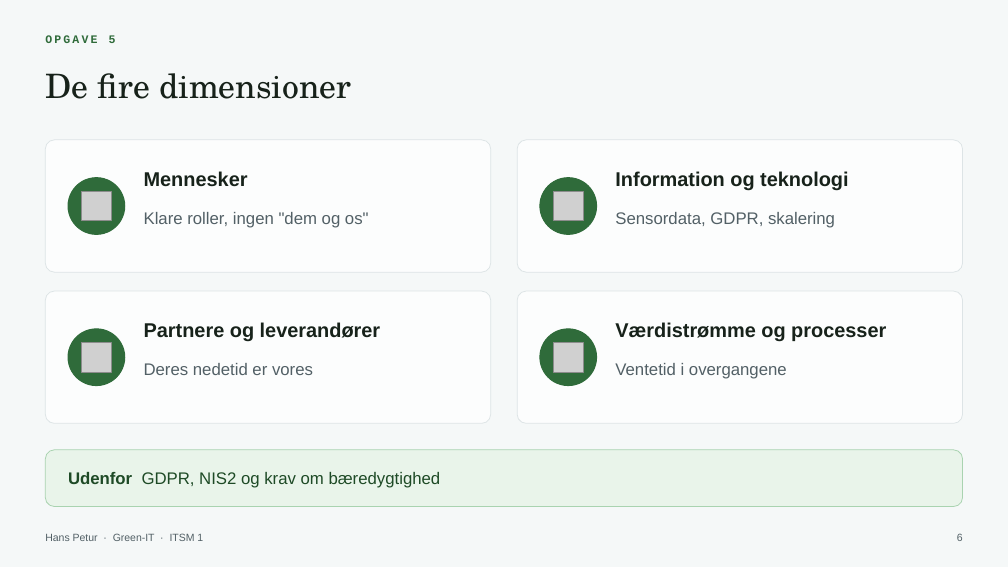
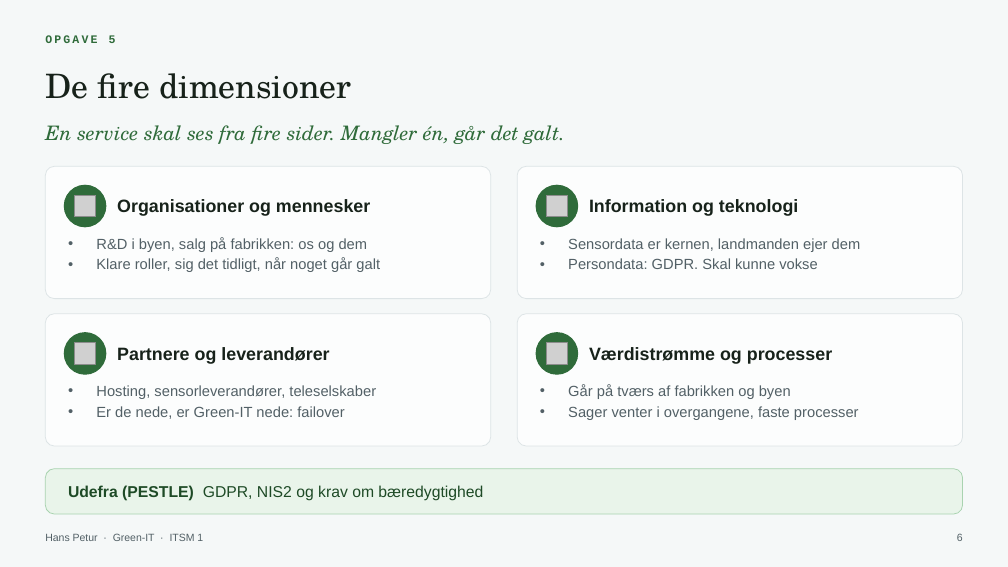
Before and after one commit to patrickhaahr/itil, a slide deck: slide 6 of praesentation/green-it-hans.pptx. Drawn at 1008x567 pixels with LibreOffice and Linux fonts; fonts in the diff are those of the drawing; grey boxes stand for pictures. Boxes give left, top, right and bottom in pixels: in the first picture for what was removed or moved away, otherwise in the second. Text is boxed around its words. In the diff, an @@ line names an element or a change of style, - is before the commit and + after.

```diff
--- a/praesentation/green-it-hans.pptx
+++ b/praesentation/green-it-hans.pptx
@@ text added at box(45, 125, 565, 144), 19 pt, text #2F6B3A, italic @@
+En service skal ses fra fire sider. Mangler én, går det galt.
@@ text removed at box(144, 171, 248, 187) @@
-Mennesker
@@ 4 rounded rectangles: place and size @@
-4 rounded rectangles at box(45, 140, 963, 423)
+4 rounded rectangles at box(45, 166, 963, 446)
@@ ellipse: place and size @@
-ellipse at box(68, 178, 125, 234)
+ellipse at box(64, 185, 106, 227)
@@ picture: place and size @@
-picture at box(82, 191, 111, 221)
+picture at box(74, 195, 96, 217)
@@ text at box(117, 199, 370, 216): text changed; size 16 to 17 pt; text colour #526066 to #17221A; bold on @@
-Klare roller, ingen "dem og os"
+Organisationer og mennesker
@@ text "Organisationer og mennesker" at box(117, 199, 370, 216): vertical alignment top to middle @@
@@ ellipse: place and size @@
-ellipse at box(540, 178, 597, 234)
+ellipse at box(536, 185, 578, 227)
@@ picture: place and size @@
-picture at box(554, 191, 583, 221)
+picture at box(546, 195, 568, 217)
@@ size 19 to 17 pt; vertical alignment top to middle in 3 elements at box(117, 347, 329, 364), box(589, 347, 832, 364), box(589, 199, 798, 216) @@
@@ text "Information og teknologi": place and size @@
-text "Information og teknologi" at box(615, 171, 848, 190)
+text "Information og teknologi" at box(589, 199, 798, 216)
@@ text added at box(96, 237, 380, 272), 14 pt, text #526066 @@
+• R&D i byen, salg på fabrikken: os og dem
+• Klare roller, sig det tidligt, når noget går galt
@@ text added at box(568, 238, 861, 269), 14 pt, text #526066 @@
+• Sensordata er kernen, landmanden ejer dem
+• Persondata: GDPR. Skal kunne vokse
@@ text removed at box(615, 212, 835, 228) @@
-Sensordata, GDPR, skalering
@@ ellipse: place and size @@
-ellipse at box(68, 329, 125, 386)
+ellipse at box(64, 333, 106, 374)
@@ picture: place and size @@
-picture at box(82, 343, 111, 372)
+picture at box(74, 343, 96, 364)
@@ text "Partnere og leverandører": place and size @@
-text "Partnere og leverandører" at box(144, 322, 381, 341)
+text "Partnere og leverandører" at box(117, 347, 329, 364)
@@ ellipse: place and size @@
-ellipse at box(540, 329, 597, 386)
+ellipse at box(536, 333, 578, 374)
@@ picture: place and size @@
-picture at box(554, 343, 583, 372)
+picture at box(546, 343, 568, 364)
@@ text "Værdistrømme og processer": place and size @@
-text "Værdistrømme og processer" at box(615, 322, 886, 341)
+text "Værdistrømme og processer" at box(589, 347, 832, 364)
@@ text added at box(96, 385, 376, 419), 14 pt, text #526066 @@
+• Hosting, sensorleverandører, teleselskaber
+• Er de nede, er Green-IT nede: failover
@@ text removed at box(144, 363, 313, 375) @@
-Deres nedetid er vores
@@ text added at box(568, 384, 859, 420), 14 pt, text #526066 @@
+• Går på tværs af fabrikken og byen
+• Sager venter i overgangene, faste processer
@@ text removed at box(615, 363, 787, 379) @@
-Ventetid i overgangene
@@ rounded rectangle: place and size @@
-rounded rectangle at box(45, 450, 963, 507)
+rounded rectangle at box(45, 469, 963, 514)
@@ rounded rectangle at box(45, 469, 963, 514): proportions changed @@
@@ text at box(68, 485, 483, 501): text changed; size 16 to 15 pt @@
-Udenfor GDPR, NIS2 og krav om bæredygtighed
+Udefra (PESTLE) GDPR, NIS2 og krav om bæredygtighed
```
Also in this commit, not shown: 5 other slides changed.
